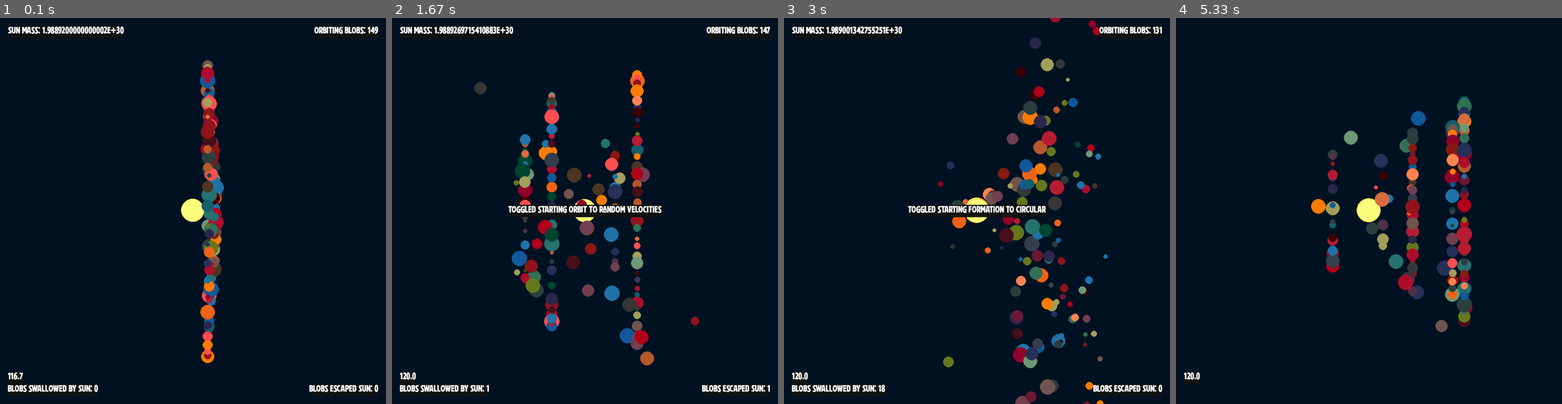
Above: before the commit, frames 1-4 (left to right).
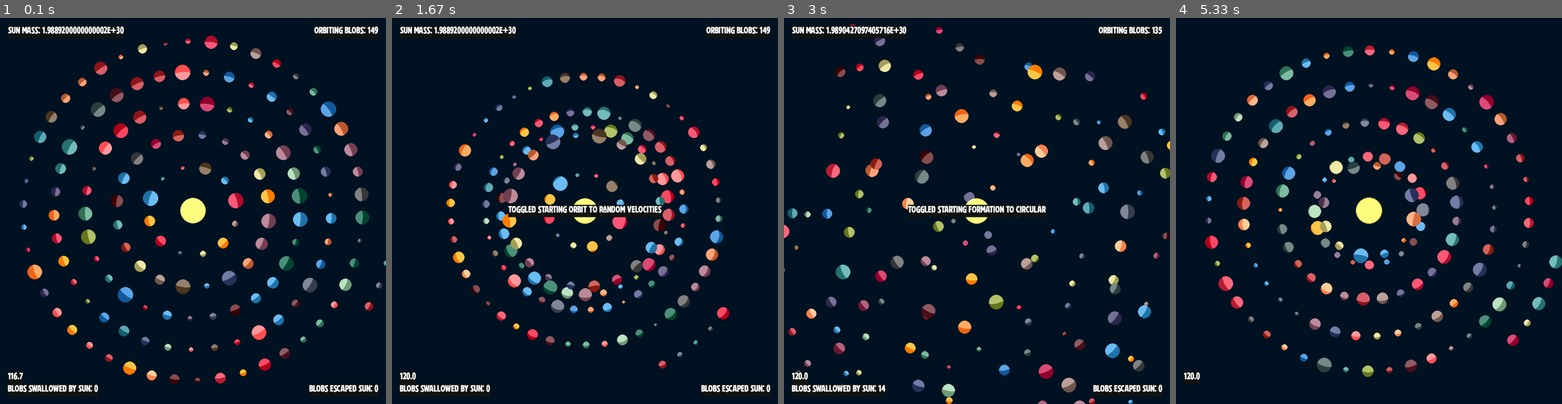
Above: after the commit, the same moments.

Repository: jmottster/newton
Game: pygame game, started from main.py
Same seed, same stepped clock (60 frames per second), same inputs: the game is played once before the commit and once after it.
Inputs:
- Up to frame 1 (0.1 s): no input
- Up to frame 2 (1.67 s): hold D 0.33-0.8 s; hold W 0.83-1.3 s; hold D from 1.33 s (still down)
- Up to frame 3 (3 s): release D at 1.8 s; hold A 1.83-2.37 s; hold S 2.4-2.87 s; hold A from 2.9 s (still down)
- Up to frame 4 (5.33 s): release A at 3.37 s; hold W 3.4-3.87 s; hold D 3.9-4.53 s; hold S 4.57-5.03 s; hold A from 5.07 s (still down)

The runs differ from the first frame. In frame 1, 11% of the frame differs, in the area x 5-100%, y 4-95%; in frame 2, 13%; in frame 3, 12%; in frame 4, 13%, in the area x 7-100%, y 7-93%.

Commit message:
major performance enhancements! now can do 60 FPS with up to 150 blobs and animation turned on!

Diff:
--- a/blob_plotter.py
+++ b/blob_plotter.py
@@ -51,15 +51,24 @@
         self.blobs_swalled = 0
         self.blobs_escaped = 0
         self.z_axis = {}
+        self.proximity_grid = np.empty(
+            [
+                int(GRID_KEY_UPPER_BOUND),
+                int(GRID_KEY_UPPER_BOUND),
+                int(GRID_KEY_UPPER_BOUND),
+            ],
+            dtype=object,
+        )
+
         self.square_grid = SQUARE_BLOB_PLOTTER
         self.start_perfect_orbit = START_PERFECT_ORBIT
         self.start_perfect_floor_bounce = START_PERFECT_FLOOR_BOUNCE
         self.screen = screen
-        self.scaled_screen_width = (screen.get_width() / AU_SCALE_FACTOR) * AU
-        self.scaled_screen_height = (screen.get_height() / AU_SCALE_FACTOR) * AU
+        self.scaled_screen_width = screen.get_width() * SCALE_UP
+        self.scaled_screen_height = screen.get_height() * SCALE_UP
         self.display = display
-        self.scaled_display_width = (display.get_width() / AU_SCALE_FACTOR) * AU
-        self.scaled_display_height = (display.get_height() / AU_SCALE_FACTOR) * AU
+        self.scaled_display_width = display.get_width() * SCALE_UP
+        self.scaled_display_height = display.get_height() * SCALE_UP
         MassiveBlob.center_blob_x = screen.get_width() / 2
         MassiveBlob.center_blob_y = screen.get_height() / 2
         MassiveBlob.center_blob_z = screen.get_height() / 2
@@ -123,13 +132,11 @@
         # How much the radius will increase each time we move to the next biggest
         # circle around the center blob (the size will be some multiple of the diameter of the biggest
         # blob)
-        plot_radius_partition = (((MAX_RADIUS * 3.5)) / AU_SCALE_FACTOR) * AU
+        plot_radius_partition = ((MAX_RADIUS * 4)) * SCALE_UP
         # How far apart each blob will be on each circumferance
-        chord_scaled = ((MAX_RADIUS * 2.5) / AU_SCALE_FACTOR) * AU
+        chord_scaled = (MAX_RADIUS * 3) * SCALE_UP
         # The start radius (smallest circle around center blob)
-        plot_radius = (
-            ((MAX_RADIUS * 2) + (CENTER_BLOB_RADIUS * 2)) / AU_SCALE_FACTOR
-        ) * AU
+        plot_radius = ((MAX_RADIUS * 3) + (CENTER_BLOB_RADIUS * 2)) * SCALE_UP
         # How many radians to increase for each blob around the circumference (such that
         # we get chord_scaled length between each blob center)
         pi_inc = math.asin(chord_scaled / (plot_radius * 2)) * 2
@@ -250,12 +257,12 @@
                 COLORS[color],
                 radius,
                 mass,
+                x,
+                y,
                 z,
-                y,
-                x,
+                velocityx,
+                velocityy,
                 velocityz,
-                velocityy,
-                velocityx,
             )
             self.blobs[i + 1] = new_blob
 
@@ -265,6 +272,15 @@
                 self.z_axis[new_blob.z] = np.append(self.z_axis[new_blob.z], new_blob)
 
     def draw_blobs(self, blob_font):
+        self.proximity_grid = np.empty(
+            [
+                int(GRID_KEY_UPPER_BOUND),
+                int(GRID_KEY_UPPER_BOUND),
+                int(GRID_KEY_UPPER_BOUND),
+            ],
+            dtype=object,
+        )
+
         keys = np.flip(
             np.sort(np.array([k for k in self.z_axis], dtype=float), axis=None)
         )
@@ -283,7 +299,7 @@
                 blob.draw()
                 # Uncomment for writting lables on blobs
                 # mass_text = blob_font.render(
-                #     f"{blob.color}", 1, (255, 255, 255), (0, 0, 0)
+                #     f"{round(blob.radius)}", 1, (255, 255, 255), (0, 0, 0)
                 # )
                 # self.screen.blit(
                 #     mass_text,
@@ -292,6 +308,19 @@
                 #         (blob.y * SCALE) - (blob.radius) - (mass_text.get_height()),
                 #     ),
                 # )
+
+                grid_key = blob.grid_key()
+
+                if self.proximity_grid[grid_key[0]][grid_key[1]][grid_key[2]] is None:
+                    self.proximity_grid[grid_key[0]][grid_key[1]][
+                        grid_key[2]
+                    ] = np.array([blob], dtype=object)
+                else:
+                    self.proximity_grid[grid_key[0]][grid_key[1]][
+                        grid_key[2]
+                    ] = np.append(
+                        self.proximity_grid[grid_key[0]][grid_key[1]][grid_key[2]], blob
+                    )
 
         self.display.blit(
             self.screen,
@@ -379,24 +408,87 @@
         )
 
     def update_blobs(self):
-        # set up hash to prevent double checking blob pairs for collision
+        # set up hash to prevent double checking blob pairs for collision, so no
+        # unique pair of blobs are ever checked twice.
         checked = {}
         self.z_axis = {}
 
+        def check_blobs(blob1, blobs):
+            # Check for and react to any collisions with other blobs
+            if blobs is None:
+                return
+            for blob2 in blobs:
+                if (id(blob2) != id(blob1)) and (checked.get(id(blob2)) is None):
+                    blob1.collision_detection(blob2)  # TODO wraping collision detection
+                    if blob1.name != CENTER_BLOB_NAME:
+                        blob1.gravitational_pull(blob2, G)
+
+                    # These are not used, and probably out of date.
+                    # Might just scrap them altogether.
+                    # blob1.edge_detection(wrap)
+                    # Turn on floor gravity (experimental)
+                    # blob1.floor_gravity(G)
+
+        # Do the center blob by itself because we want all blobs to be under its gravitational pull
+        for i in range(1, len(self.blobs)):
+            self.blobs[0].gravitational_pull(self.blobs[i], G)
+        check_blobs(self.blobs[0], self.blobs)
+        # checked[id(self.blobs[0])] = 1
+        self.z_axis[self.blobs[0].z] = np.array([self.blobs[0]], dtype=object)
+
         # Check blobs
-        for blob in self.blobs:
-            # Check for and react to any collisions with other blobs
-            for blob2 in self.blobs:
-                if (id(blob2) != id(blob)) and (checked.get(id(blob2)) is None):
-                    blob.collision_detection(blob2)  # TODO wraping collision detection
-                    blob.gravitational_pull(blob2, G)
-
-            checked[id(blob)] = 1
-
-            # Change direction or wrap if hitting the edge of screen
-            # blob.edge_detection(wrap)
-            # Turn on floor gravity (experimental)
-            # blob.floor_gravity(G)
+        for i in range(0, len(self.blobs)):
+            blob = self.blobs[i]
+            pg = self.proximity_grid
+            gk = blob.grid_key()
+
+            # Using the grid approach for optimization. Instead of every blob checking every blob,
+            # every blob only checks the blobs in the grid and the grids surrounding them. The center
+            # blob is the only exception, which is done before this loop.
+
+            # Check my cell, and all the cells on the y axis around me
+
+            check_blobs(blob, pg[gk[0] + 1][gk[1] + 1][gk[2]])
+            check_blobs(blob, pg[gk[0] + 1][gk[1]][gk[2]])
+            check_blobs(blob, pg[gk[0] + 1][gk[1] - 1][gk[2]])
+
+            check_blobs(blob, pg[gk[0]][gk[1] + 1][gk[2]])
+            check_blobs(blob, pg[gk[0]][gk[1]][gk[2]])
+            check_blobs(blob, pg[gk[0]][gk[1] - 1][gk[2]])
+
+            check_blobs(blob, pg[gk[0] - 1][gk[1] + 1][gk[2]])
+            check_blobs(blob, pg[gk[0] - 1][gk[1]][gk[2]])
+            check_blobs(blob, pg[gk[0] - 1][gk[1] - 1][gk[2]])
+
+            # move up one from me on z axis, and do it again, the
+            # commented out lines are the corners of this "rubik's cube",
+            # to improve performance, we'll take our chances on skiping them.
+
+            # check_blobs(blob, pg[gk[0] + 1][gk[1] + 1][gk[2] + 1])
+            check_blobs(blob, pg[gk[0] + 1][gk[1]][gk[2] + 1])
+            # check_blobs(blob, pg[gk[0] + 1][gk[1] - 1][gk[2] + 1])
+
+            check_blobs(blob, pg[gk[0]][gk[1] + 1][gk[2] + 1])
+            check_blobs(blob, pg[gk[0]][gk[1]][gk[2] + 1])
+            check_blobs(blob, pg[gk[0]][gk[1] - 1][gk[2] + 1])
+
+            # check_blobs(blob, pg[gk[0] - 1][gk[1] + 1][gk[2] + 1])
+            check_blobs(blob, pg[gk[0] - 1][gk[1]][gk[2] + 1])
+            # check_blobs(blob, pg[gk[0] - 1][gk[1] - 1][gk[2] + 1])
+
+            # Move down one from me on z axis, and do it again
+
+            # check_blobs(blob, pg[gk[0] + 1][gk[1] + 1][gk[2] - 1])
+            check_blobs(blob, pg[gk[0] + 1][gk[1]][gk[2] - 1])
+            # check_blobs(blob, pg[gk[0] + 1][gk[1] - 1][gk[2] - 1])
+
+            check_blobs(blob, pg[gk[0]][gk[1] + 1][gk[2] - 1])
+            check_blobs(blob, pg[gk[0]][gk[1]][gk[2] - 1])
+            check_blobs(blob, pg[gk[0]][gk[1] - 1][gk[2] - 1])
+
+            # check_blobs(blob, pg[gk[0] - 1][gk[1] + 1][gk[2] - 1])
+            check_blobs(blob, pg[gk[0] - 1][gk[1]][gk[2] - 1])
+            # check_blobs(blob, pg[gk[0] - 1][gk[1] - 1][gk[2] - 1])
 
             # Apply velocity
             blob.advance()
@@ -405,3 +497,5 @@
                 self.z_axis[blob.z] = np.array([blob], dtype=object)
             else:
                 self.z_axis[blob.z] = np.append(self.z_axis[blob.z], blob)
+
+            checked[id(blob)] = 1
--- a/globals.py
+++ b/globals.py
@@ -26,22 +26,27 @@
 
 # Change to scale the size of universe (thus window)
 CLOCK_FPS = True
-LIGHTING = False
+LIGHTING = True
 SCALE_PERCENT = 1
 AU_SCALE_FACTOR = 500 * SCALE_PERCENT  # Number of pixles to equal 1 AU
-TIMESCALE = 3600 * 12 * SCALE_PERCENT  # elapsed time per frame, in seconds
+TIMESCALE = 3600 * 6 * SCALE_PERCENT  # elapsed time per frame, in seconds
 # Height and with of display (monitor)
 DISPLAY_SIZE_H = 1000
 DISPLAY_SIZE_W = 1000
-# Height and width of screen (square is best for orbits, can be bigger than display)
-SCREEN_SIZE = 2000 * SCALE_PERCENT
-SCREEN_SIZE_H = SCREEN_SIZE
-SCREEN_SIZE_W = SCREEN_SIZE
-SCREEN_SIZE_D = SCREEN_SIZE
+# Cube size of Universe in pixles
+UNIVERSE_SIZE = 2000 * SCALE_PERCENT
+UNIVERSE_SIZE_H = UNIVERSE_SIZE
+UNIVERSE_SIZE_W = UNIVERSE_SIZE
+UNIVERSE_SIZE_D = UNIVERSE_SIZE
 MIN_RADIUS = 5 * SCALE_PERCENT
 MAX_RADIUS = 20 * SCALE_PERCENT
-SCALE = AU_SCALE_FACTOR / AU  # 1 AU = SCALE_FACTOR pixels
-SCALED_SCREEN_SIZE = (SCREEN_SIZE / AU_SCALE_FACTOR) * AU  # Real height and width in AU
+GRID_CELL_SIZE = MAX_RADIUS * 3
+GRID_KEY_UPPER_BOUND = int(UNIVERSE_SIZE / GRID_CELL_SIZE)
+GRID_KEY_CHECK_BOUND = GRID_KEY_UPPER_BOUND - 1
+SCALE_DOWN = AU_SCALE_FACTOR / AU  # 1 AU = SCALE_FACTOR pixels
+SCALE_UP = AU / AU_SCALE_FACTOR  # 1 AU = SCALE_FACTOR pixels
+# Cube size of the universe in real life scale
+SCALED_UNIVERSE_SIZE = UNIVERSE_SIZE * SCALE_UP  # Real height and width in AU
 FRAME_RATE = 120  # there are FRAME_RATE frames per second
 
 # Constants for creating blobs somewhat randomly
--- a/main.py
+++ b/main.py
@@ -5,8 +5,7 @@
 
 by Jason Mott, copyright 2024
 """
-import time
-import numpy as np
+
 import pygame
 from resources import resource_path, FPS
 from massive_blob import MassiveBlob
@@ -25,7 +24,7 @@
 pygame.init()
 
 # Set up the window, frame rate clock, and fonts
-screen = pygame.Surface([SCREEN_SIZE_W, SCREEN_SIZE_H])
+screen = pygame.Surface([UNIVERSE_SIZE_W, UNIVERSE_SIZE_H])
 display = pygame.display.set_mode([DISPLAY_SIZE_W, DISPLAY_SIZE_H], pygame.RESIZABLE)
 pygame.display.set_caption("Newton's Blobs")
 img = pygame.image.load(resource_path(WINDOW_ICON))
--- a/massive_blob.py
+++ b/massive_blob.py
@@ -6,6 +6,7 @@
 by Jason Mott, copyright 2024
 """
 
+import numpy as np
 import math, random
 import pygame
 from globals import *
@@ -67,24 +68,27 @@
         g is the Gravitational Constant to be applied to equation
     """
 
-    center_blob_x = SCREEN_SIZE_W / 2
-    center_blob_y = SCREEN_SIZE_H / 2
-    center_blob_z = SCREEN_SIZE_D / 2
+    center_blob_x = UNIVERSE_SIZE_W / 2
+    center_blob_y = UNIVERSE_SIZE_H / 2
+    center_blob_z = UNIVERSE_SIZE_D / 2
 
     def __init__(self, screen, name, color, radius, mass, x, y, z, vx, vy, vz):
         self.screen = screen
-        self.scaled_screen_width = (screen.get_width() / AU_SCALE_FACTOR) * AU
-        self.scaled_screen_height = (screen.get_height() / AU_SCALE_FACTOR) * AU
-        self.GRAVITATIONAL_RANGE = self.scaled_screen_height
+        self.scaled_screen_width = screen.get_width() * SCALE_UP
+        self.scaled_screen_height = screen.get_height() * SCALE_UP
+
         self.scaled_screen_size_squared_x = self.scaled_screen_width * 2
+        self.scaled_screen_size_squared_y = self.scaled_screen_height * 2
         self.scaled_screen_size_half_x = self.scaled_screen_width / 2
-        self.scaled_screen_size_squared_y = self.scaled_screen_height * 2
         self.scaled_screen_size_half_y = self.scaled_screen_height / 2
+        self.scaled_screen_size_eighth_x = self.scaled_screen_width / 8
+        self.scaled_screen_size_eighth_y = self.scaled_screen_height / 8
+        self.GRAVITATIONAL_RANGE = self.scaled_screen_size_eighth_y * 6
 
         self.name = name
         self.color = color
         self.radius = radius
-        self.scaled_radius = (self.radius / AU_SCALE_FACTOR) * AU
+        self.scaled_radius = self.radius * SCALE_UP
         self.mass = mass
         self.x = x
         self.y = y
@@ -104,10 +108,36 @@
 
         self.fake_blob_z()
 
+    def grid_key(self):
+        x = int((self.x * SCALE_DOWN) / GRID_CELL_SIZE)
+        y = int((self.y * SCALE_DOWN) / GRID_CELL_SIZE)
+        z = int((self.z * SCALE_DOWN) / GRID_CELL_SIZE)
+
+        if x <= 0:
+            x = 1
+        if x >= GRID_KEY_CHECK_BOUND:
+            x = GRID_KEY_CHECK_BOUND - 1
+
+        if y <= 0:
+            y = 1
+        if y >= GRID_KEY_CHECK_BOUND:
+            y = GRID_KEY_CHECK_BOUND - 1
+
+        if z <= 0:
+            z = 1
+        if z >= GRID_KEY_CHECK_BOUND:
+            z = GRID_KEY_CHECK_BOUND - 1
+
+        return (
+            x,
+            y,
+            z,
+        )
+
     def draw(self):
-        x = self.x * SCALE
-        y = self.y * SCALE
-        z = self.z * SCALE
+        x = self.x * SCALE_DOWN
+        y = self.y * SCALE_DOWN
+        z = self.z * SCALE_DOWN
 
         if self.name != CENTER_BLOB_NAME:
             self.blob_suface.draw(self.screen, (x, y, z), LIGHTING)
@@ -141,8 +171,10 @@
         self.scaled_radius = self.orig_radius[0] + (
             self.orig_radius[1] * (diff / self.scaled_screen_size_half_y)
         )
-        self.radius = self.scaled_radius * SCALE
+        self.radius = round(self.scaled_radius * SCALE_DOWN)
         self.blob_suface.resize(self.radius)
+        # if self.name == "50":
+        #     print(f"new radius:{self.radius}")
 
     def advance(self):
         # Advace x by velocity (one frame, with TIMESTEP elapsed time)
@@ -178,9 +210,9 @@
             scaled_screen_size_w = self.scaled_screen_width
             scaled_screen_size_h = self.scaled_screen_height
 
-            local_x = self.x * SCALE
-            local_y = self.y * SCALE
-            local_z = self.z * SCALE
+            local_x = self.x * SCALE_DOWN
+            local_y = self.y * SCALE_DOWN
+            local_z = self.z * SCALE_DOWN
 
             # Change x direction if hitting the edge of screen
             if ((local_x - self.radius) <= zero) and (self.vx <= 0):
@@ -216,6 +248,10 @@
                 self.vz = self.vz * 0.995
 
     def collision_detection(self, blob):
+        dd = self.orig_radius[0] + blob.orig_radius[0]
+        if abs(blob.x - self.x) > dd:
+            return
+
         dx = blob.x - self.x
         dy = blob.y - self.y
         dz = blob.z - self.z
@@ -279,14 +315,19 @@
                     smaller_blob.swallowed = True
 
     def gravitational_pull(self, blob, g):
+        if (
+            self.name != CENTER_BLOB_NAME
+            and abs(blob.x - self.x) > self.scaled_screen_size_eighth_x
+        ):
+            return
+
         # Get distance between blobs, and cross over distance
         # where gravity stops (to keep blobs from gluing to each other)
         dx = blob.x - self.x
         dy = blob.y - self.y
         dz = blob.z - self.z
-
+        dd = (self.orig_radius[0] * 0.90) + blob.orig_radius[0]
         d = math.sqrt((dx**2) + (dy**2) + (dz**2))
-        dd = (self.orig_radius[0] * 0.90) + blob.orig_radius[0]
 
         # if two blobs are within gravitational range of each other,
         # and not overlapping too much
@@ -375,27 +416,29 @@
         )
         self.color = color
         self.colorkey = (0, 0, 0)
+        self.animation_scale_div = 0.04
+        self.animation_cache_size = round(1 / self.animation_scale_div)
         self.light_radius = self.animation_radius
         self.light_flag = pygame.BLEND_RGB_ADD
         self.light_color = (75, 75, 75)
-        self.light = None
+        self.light_cache = np.empty([self.animation_cache_size + 1], dtype=object)
+        self.light_index = self.animation_cache_size
         self.shade_radius = self.animation_radius
         self.shade_color = color
-        self.shade = None
+        self.shade_cache = np.empty([self.animation_cache_size + 1], dtype=object)
+        self.shade_index = self.animation_cache_size
         self.alpha_image = None
         self.mask_image = None
         self.parent_blob = self.draw_blob()
+        self.draw_alpha_image()
+        self.draw_mask()
         self.draw_light()
         self.draw_shade()
-        self.draw_alpha_image()
-        self.draw_mask()
+        self.debug = None
 
     def resize(self, radius):
         # Self explanotory, I think. A way to resize without having to delete and reinstantiate
         self.radius = radius
-        self.animation_radius = radius * self.LIGHT_RADIUS_MULTI
-        self.light_radius = self.animation_radius
-        self.shade_radius = self.animation_radius
 
     def get_rect(self):
         return self.rect
@@ -421,13 +464,7 @@
             ).convert_alpha()
             self.alpha_image.set_colorkey(self.colorkey)
 
-        self.alpha_image.fill(self.colorkey)
-        pygame.draw.circle(
-            self.alpha_image,
-            self.color,
-            (self.width_center, self.height_center),
-            self.radius,
-        )
+        self.alpha_image.fill(self.color)
 
     def draw_mask(self):
         # Create/draw the mask, which will hide the parts of the overlay that go beyond the boundary
@@ -448,48 +485,53 @@
         # Create/draw the overlay the will add shine to the blob in the direction of the center blob.
         # Called in the constructor and from check_animation_radius().
         # Created the first time it's called, just a fill and draw every time after.
-        if self.light is None:
-            width = self.animation_width_center * 2
-            height = self.animation_height_center * 2
-            self.light = pygame.Surface((width, height))
-            self.light.set_colorkey(self.colorkey)
-
-        self.light.fill(self.colorkey)
-        pygame.draw.circle(
-            self.light,
-            self.light_color,
-            (
-                self.animation_width_center,
-                self.animation_height_center,
-            ),
-            self.light_radius,
-        )
+        if self.light_cache[self.light_index] is None:
+            width = self.light_radius * 2
+            height = self.light_radius * 2
+            self.light_cache[self.light_index] = pygame.Surface((width, height))
+            self.light_cache[self.light_index].set_colorkey(self.colorkey)
+
+            self.light_cache[self.light_index].fill(self.colorkey)
+            pygame.draw.circle(
+                self.light_cache[self.light_index],
+                self.light_color,
+                (
+                    self.light_radius,
+                    self.light_radius,
+                ),
+                self.light_radius,
+            )
+
+        self.light_radius = self.light_cache[self.light_index].get_width() / 2
 
     def draw_shade(self):
         # Create/draw the overlay the will add shade (true color of blob) to the blob in the opposite
         # direction of the center blob. Called in the constructor and from check_animation_radius().
         # Created the first time it's called, just a fill and draw every time after.
-        if self.shade is None:
-            width = self.animation_width_center * 2
-            height = self.animation_height_center * 2
-            self.shade = pygame.Surface((width, height))
-            self.shade.set_colorkey(self.colorkey)
-
-        self.shade.fill(self.colorkey)
-        pygame.draw.circle(
-            self.shade,
-            self.shade_color,
-            (
-                self.animation_width_center,
-                self.animation_height_center,
-            ),
-            self.shade_radius,
-        )
+        if self.shade_cache[self.shade_index] is None:
+            width = self.shade_radius * 2
+            height = self.shade_radius * 2
+            self.shade_cache[self.shade_index] = pygame.Surface((width, height))
+            self.shade_cache[self.shade_index].set_colorkey(self.colorkey)
+
+            self.shade_cache[self.shade_index].fill(self.colorkey)
+            pygame.draw.circle(
+                self.shade_cache[self.shade_index],
+                self.shade_color,
+                (
+                    self.shade_radius,
+                    self.shade_radius,
+                ),
+                self.shade_radius,
+            )
+
+        self.shade_radius = self.shade_cache[self.shade_index].get_width() / 2
 
     def get_lighting_blob(self):
         # Create the final package for drawing. This puts all the peices together. Everything
         # is cached for every call, it just does a fill/draw on all the peices. This is called
         # by the draw() method.
+
         self.draw_alpha_image()
         self.draw_mask()
 
@@ -497,20 +539,20 @@
         offset = self.get_lighting_direction()
 
         self.alpha_image.blit(
-            self.light,
+            self.light_cache[self.light_index],
             (
-                (self.width_center - self.animation_width_center) + offset[0],
-                (self.height_center - self.animation_height_center) + offset[1],
+                (self.width_center - self.light_radius) + offset[0],
+                (self.height_center - self.light_radius) + offset[1],
             ),
             special_flags=self.light_flag,
         )
 
         if self.position[2] < MassiveBlob.center_blob_z:
             self.alpha_image.blit(
-                self.shade,
+                self.shade_cache[self.shade_index],
                 (
-                    (self.width_center - self.animation_width_center) - offset[2],
-                    (self.height_center - self.animation_height_center) - offset[3],
+                    (self.width_center - self.shade_radius) - offset[2],
+                    (self.height_center - self.shade_radius) - offset[3],
                 ),
             )
 
@@ -524,27 +566,32 @@
         # This points the lighted up side of the blob toward the center
         # blob, the shade side opposite of the center blob, and ensures
         # radius is honering z depth and realistic curvature.
-
-        diff = abs(MassiveBlob.center_blob_z - z)
-        radius = self.animation_radius
-        scale = 1
-        range = MassiveBlob.center_blob_z * 0.3
-        if diff < range:
-            diff = abs(range - diff)
-            scale = diff / (range)
+        fraction_center = MassiveBlob.center_blob_z * 0.75
+        diff = MassiveBlob.center_blob_z - abs(MassiveBlob.center_blob_z - z)
+        if diff > fraction_center:
+            diff = diff - fraction_center
+            scale = round(diff / fraction_center, 2)
         else:
-            scale = 0.15
-
-        if scale < 0.15:
-            scale = 0.15
-        radius = self.radius * (self.LIGHT_RADIUS_MULTI * (scale))
+            scale = self.animation_scale_div
+
+        radius = self.animation_radius * 0.1
+
+        if scale < self.animation_scale_div:
+            scale = self.animation_scale_div
+
+        cache_index = round((scale / self.animation_scale_div))
+
+        radius = radius + round((self.animation_radius - radius) * (scale))
+        self.debug = f" diff={diff}, scale={scale}, cache_index={cache_index}"
 
         if z > MassiveBlob.center_blob_z:
             self.light_radius = radius
-            self.shade_radius = self.animation_radius
+            self.light_index = cache_index
+            self.shade_index = self.animation_cache_size
         elif z < MassiveBlob.center_blob_z:
             self.shade_radius = radius
-            self.light_radius = self.animation_radius
+            self.shade_index = cache_index
+            self.light_index = self.animation_cache_size
 
         self.draw_light()
         self.draw_shade()
